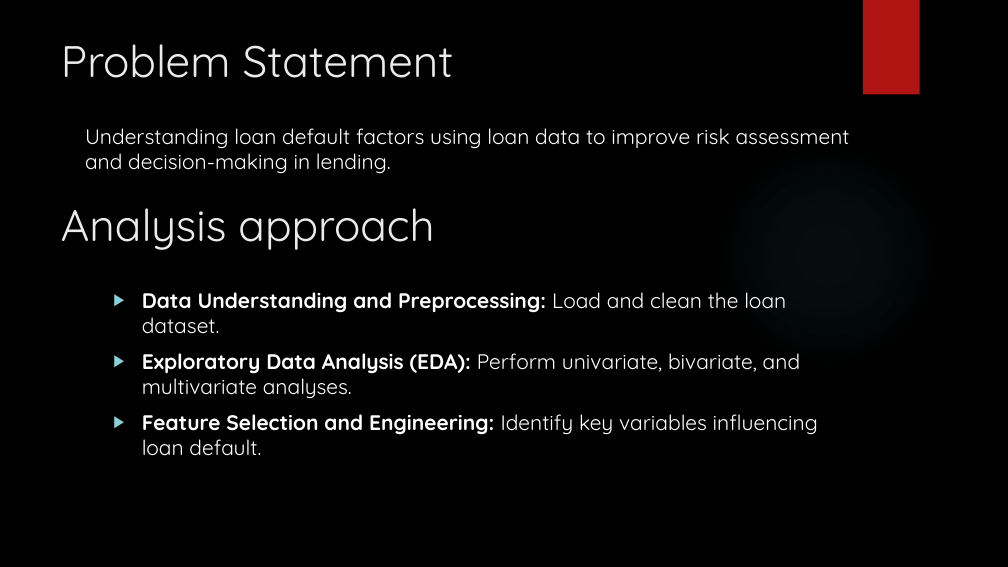
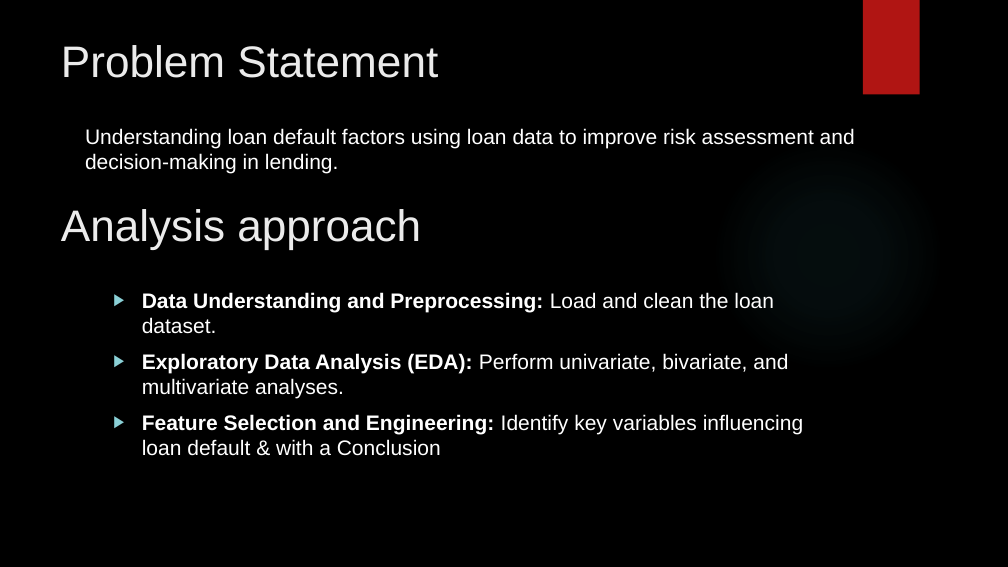
Before and after one commit to phanirajcm/LendingClubCaseStudy, a slide deck: slide 2 of Lending Club Case Study.pptx. Drawn at 1008x567 pixels with LibreOffice and Linux fonts; fonts in the diff are those of the drawing; background and template pictures are left out. Boxes give left, top, right and bottom in pixels: in the first picture for what was removed or moved away, otherwise in the second. Text is boxed around its words. In the diff, an @@ line names an element or a change of style, - is before the commit and + after.

```diff
--- a/Lending Club Case Study.pptx
+++ b/Lending Club Case Study.pptx
@@ font Quicksand to Arial in 3 elements at box(61, 45, 438, 78), box(85, 128, 855, 173), box(61, 209, 421, 250) @@
@@ text at box(142, 292, 788, 399): font Quicksand to Arial in "Data Understanding and Preprocessing: Load and clean ...", "Exploratory Data Analysis (EDA): Perform univariate, bivaria ..." @@
@@ text at box(142, 414, 803, 456): text changed; font Quicksand to Arial @@
-▶ Feature Selection and Engineering: Identify key variables influencing loan default.
+▶ Feature Selection and Engineering: Identify key variables influencing loan default & with a Conclusion
```
Also in this commit, not shown: 12 other slides changed, 7 slides added, 1 slide removed.
